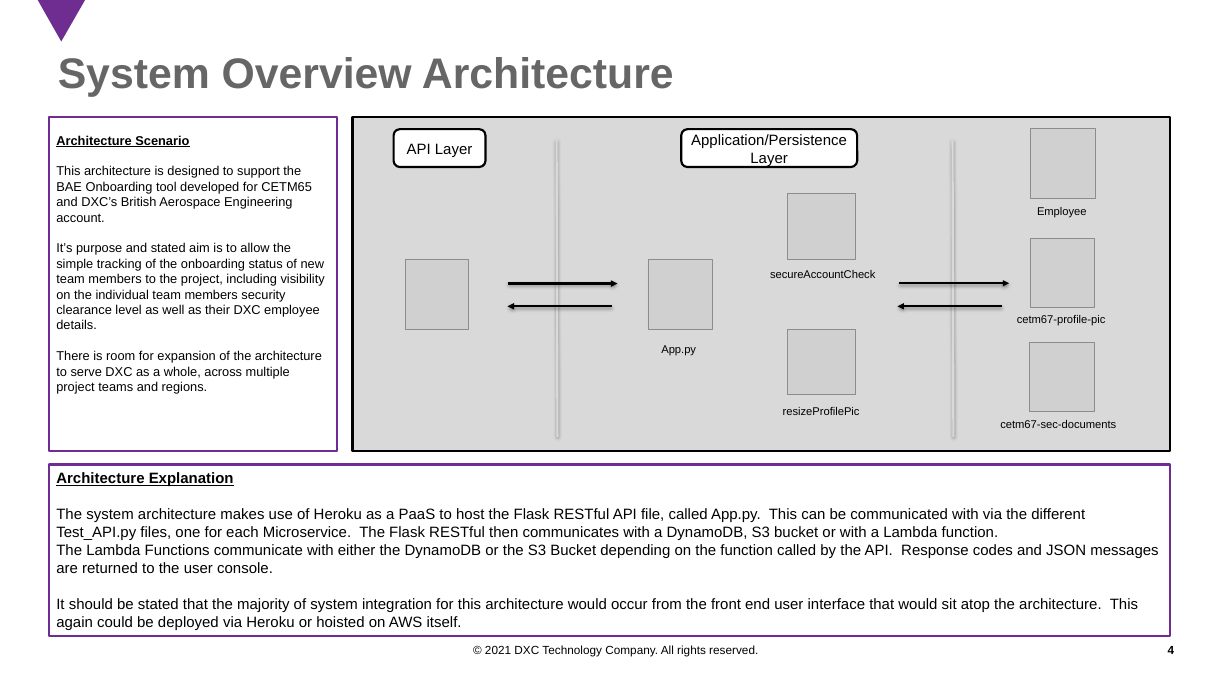
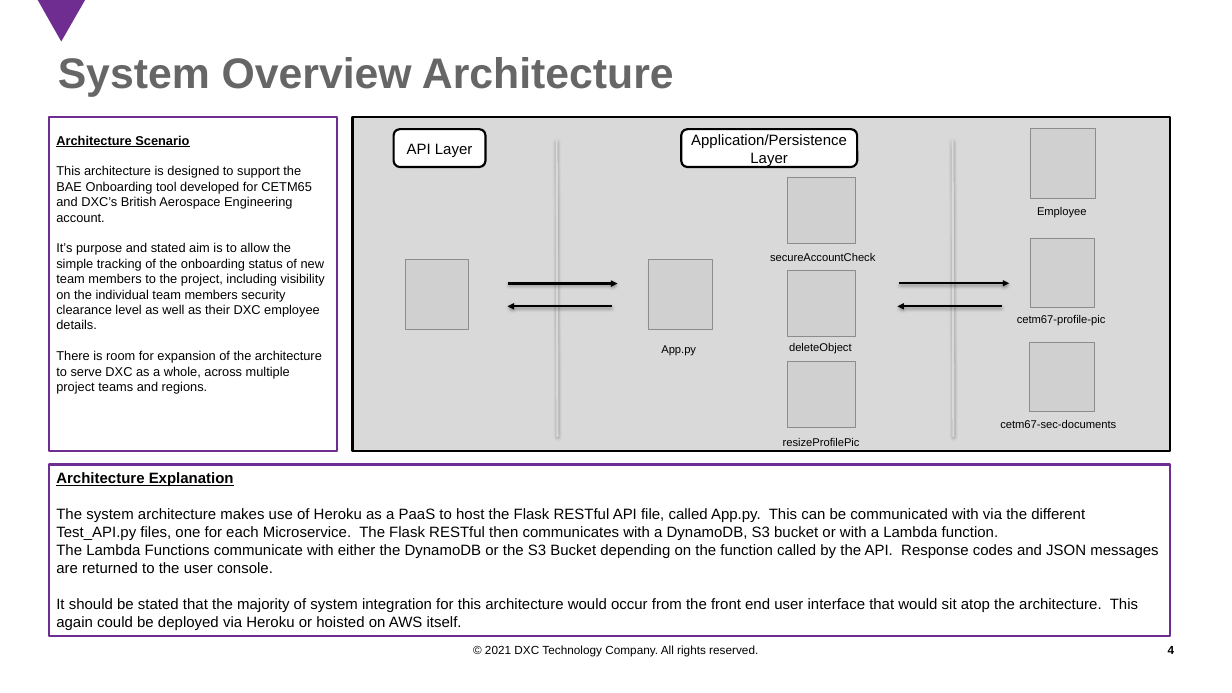
Before and after one commit to Pajmage/CETM67Assignment1, a slide deck: slide 4 of Microservices Architecture.pptx. Drawn at 1232x693 pixels with LibreOffice and Linux fonts; fonts in the diff are those of the drawing; grey boxes stand for pictures; background and template pictures are left out. Boxes give left, top, right and bottom in pixels: in the first picture for what was removed or moved away, otherwise in the second. Text is boxed around its words. In the diff, an @@ line names an element or a change of style, - is before the commit and + after.

```diff
--- a/Microservices Architecture.pptx
+++ b/Microservices Architecture.pptx
@@ picture moved from (x1=788, y1=194, x2=855, y2=259) to (x1=788, y1=178, x2=855, y2=243) @@
@@ text "secureAccountCheck" moved from (x1=770, y1=270, x2=875, y2=278) to (x1=770, y1=253, x2=875, y2=261) @@
@@ picture added at (x1=787, y1=270, x2=855, y2=336) @@
@@ text added at (x1=789, y1=343, x2=852, y2=354), 10.5 pt, text #000000 @@
+deleteObject
@@ picture moved from (x1=787, y1=330, x2=855, y2=395) to (x1=787, y1=362, x2=855, y2=427) @@
@@ text "resizeProfilePic" moved from (x1=783, y1=407, x2=860, y2=415) to (x1=783, y1=438, x2=860, y2=446) @@
```
Also in this commit, not shown: 4 other slides changed, 1 slide added, 14 other files.
